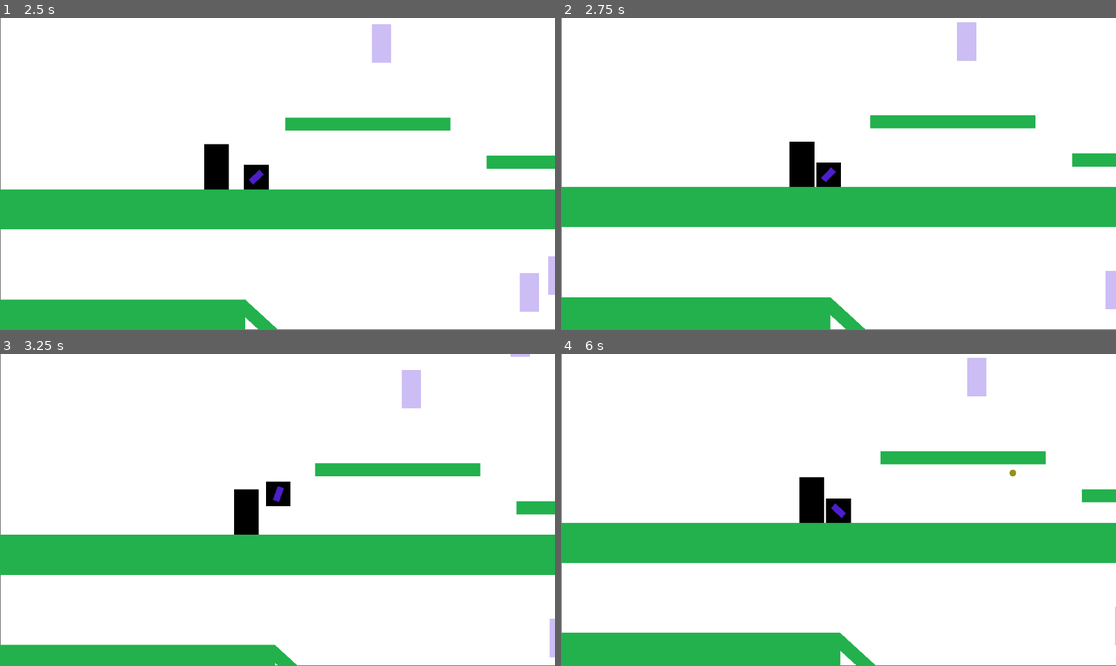
Above: before the commit, frames 1-4 (two rows, left to right).
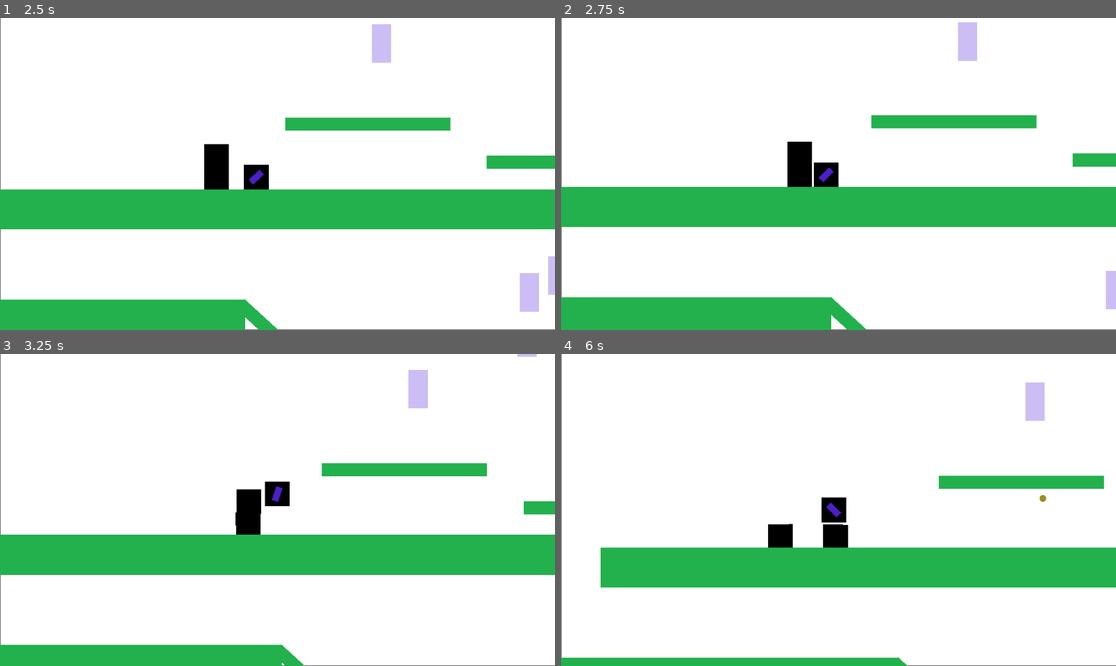
Above: after the commit, the same moments.

Repository: CardozoCasariegoLuciano/IDV_2024_S2
Game: Godot game, scene res://entities/main.tscn
Same seed, same stepped clock (60 frames per second), same inputs: the game is played once before the commit and once after it.
Inputs (mouse positions are in pixels of both pictures, inside the frame that each line leads up to):
- Up to frame 1 (2.5 s): move the mouse to (399, 158) at 0.52 s; click (399, 158) at 0.6 s; tap Space (jump) at 0.77, 1.52 s; move the mouse to (166, 189) at 1.27 s; tap D (move_rigth) at 1.35 s; move the mouse to (333, 105) at 2.02 s; hold Left (move_left) from 2.03 s (still down); click (333, 105) at 2.1 s
- Up to frame 2 (2.75 s): keep holding Left (move_left)
- Up to frame 3 (3.25 s): move the mouse to (249, 572) at 2.77 s; release Left (move_left) at 2.78 s; tap D (move_rigth) at 2.85 s; tap Space (jump) at 3.02 s
- Up to frame 4 (6 s): move the mouse to (1005, 556) at 3.52 s; click (1005, 556) at 3.6 s; tap Space (jump) at 3.77, 4.52 s; move the mouse to (672, 463) at 4.27 s; hold Left (move_left) 4.28-5.03 s; tap D (move_rigth) at 4.35, 5.85 s; move the mouse to (866, 510) at 5.02 s; click (866, 510) at 5.1 s; move the mouse to (755, 432) at 5.77 s; hold Left (move_left) from 5.78 s (still down)

Frame 1 is identical in both runs. In frame 2, 0.4% of the frame differs, in the area x 40-99%, y 1-100%; in frame 3, 0.9%; in frame 4, 25%, in the area x 0-100%, y 1-100%.

Commit message:
fin desafio 3

Diff:
--- a/entrega_3_cardozo-luciano/entities/player/player.gd
+++ b/entrega_3_cardozo-luciano/entities/player/player.gd
@@ -6,6 +6,7 @@
 var acceleration:float = 20
 const GRAVITY = 20
 const JUMP_POWER = -500
+const push_force:float = 80.0
 
 @onready var cannon = $cannon
 
@@ -22,6 +23,7 @@
 func _physics_process(delta: float) -> void:
 	playerMovement()
 	playerJump()
+	collitionsHandler()
 
 func playerJump():
 	if(Input.is_action_just_pressed("jump") and self.is_on_floor()):
@@ -41,6 +43,11 @@
 func cannonBehaivor():
 	var mouse_position := get_global_mouse_position()
 	cannon.look_at(mouse_position)
-
 	if(Input.is_action_just_pressed("fire")):
 		cannon.fire()
+
+func collitionsHandler():
+	for i in get_slide_collision_count():
+		var c = get_slide_collision(i)
+		if c.get_collider() is RigidBody2D:
+			c.get_collider().apply_central_impulse(-c.get_normal() * push_force)
--- a/entrega_3_cardozo-luciano/project.godot
+++ b/entrega_3_cardozo-luciano/project.godot
@@ -45,3 +45,7 @@
 [layer_names]
 
 2d_physics/layer_2="player"
+
+[rendering]
+
+renderer/rendering_method="mobile"
Not shown, added: entrega_3_cardozo-luciano/Exports/entrega_3_Cardozo-Luciano.apple-touch-icon.png.import
Not shown, added: entrega_3_cardozo-luciano/Exports/entrega_3_Cardozo-Luciano.icon.png.import
Not shown, added: entrega_3_cardozo-luciano/Exports/entrega_3_Cardozo-Luciano.png.import
Not shown, added: entrega_3_cardozo-luciano/Exports/entrega_3_Cardozo-Luciano.apple-touch-icon.png
Not shown, added: entrega_3_cardozo-luciano/Exports/entrega_3_Cardozo-Luciano.audio.worklet.js
Not shown, added: entrega_3_cardozo-luciano/Exports/entrega_3_Cardozo-Luciano.html
Not shown, added: entrega_3_cardozo-luciano/Exports/entrega_3_Cardozo-Luciano.icon.png
Not shown, added: entrega_3_cardozo-luciano/Exports/entrega_3_Cardozo-Luciano.js
Not shown, added: entrega_3_cardozo-luciano/Exports/entrega_3_Cardozo-Luciano.pck
Not shown, added: entrega_3_cardozo-luciano/Exports/entrega_3_Cardozo-Luciano.png
Not shown, added: entrega_3_cardozo-luciano/Exports/entrega_3_Cardozo-Luciano.wasm
